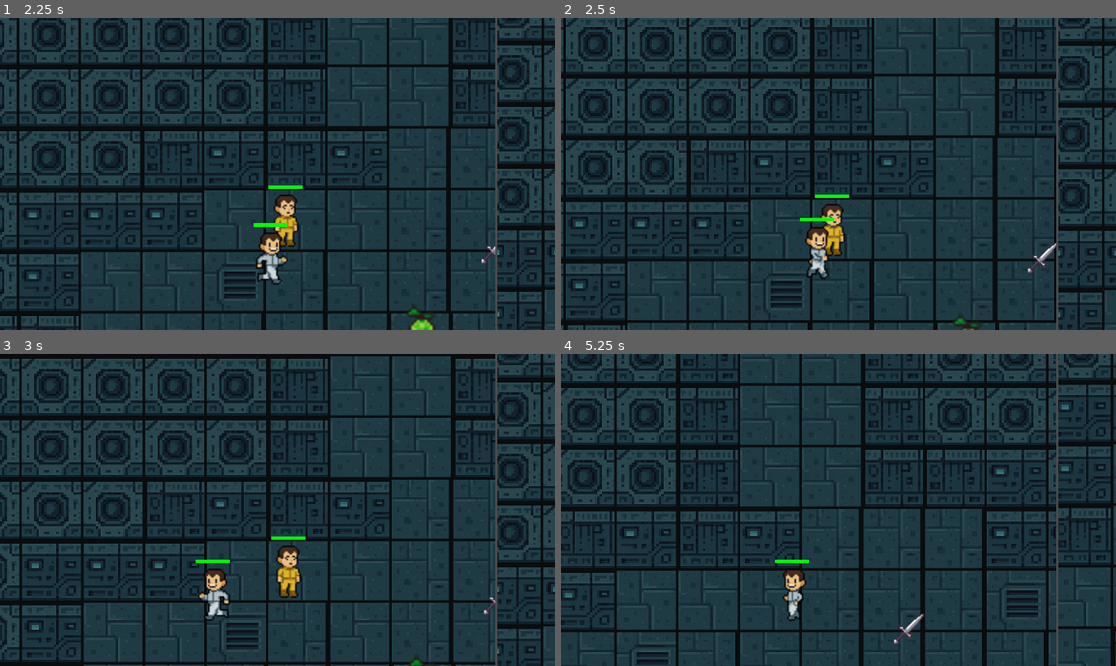
Above: before the commit, frames 1-4 (two rows, left to right).
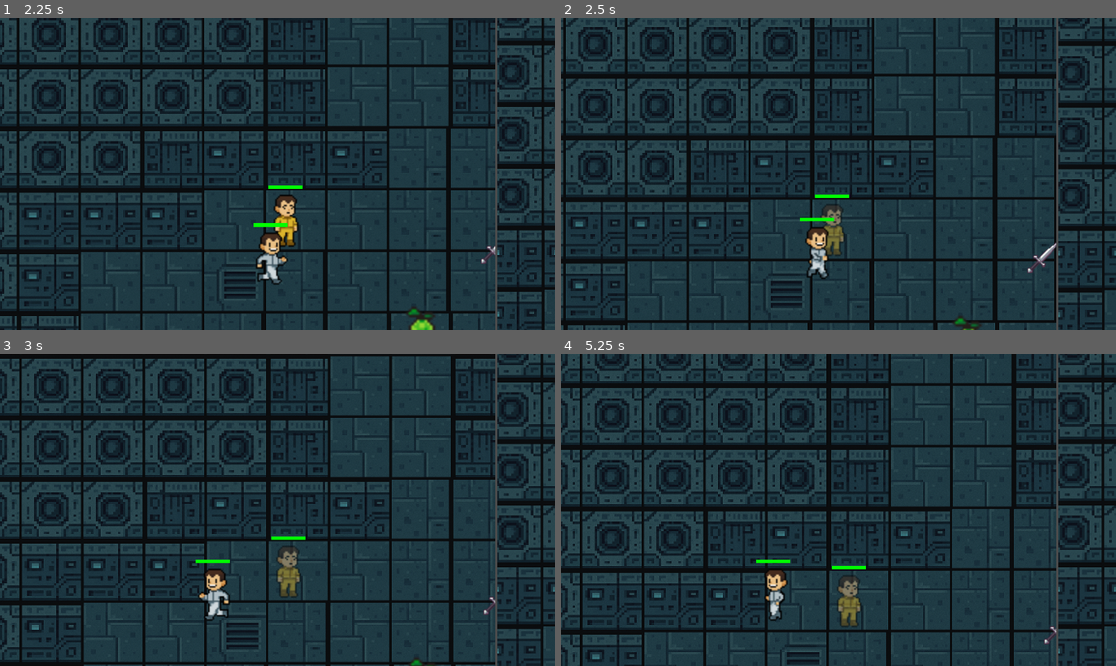
Above: after the commit, the same moments.

Repository: FlavienVa/Kill_The_Mickey
Game: Godot game, scene res://scenes/main_menu.tscn
Same seed, same stepped clock (60 frames per second), same inputs: the game is played once before the commit and once after it.
Inputs:
- Up to frame 1 (2.25 s): tap Enter at 0.5 s; hold D (p1_move_right) 0.53-1.25 s; tap R (p1_placetrap, bound only after the commit) at 0.6 s; tap W (p1_move_up) at 0.77 s; tap Ctrl (p2_placetrap, bound only after the commit) at 0.8, 2.1 s; click "Host Game" at 1.25 s; hold D (p1_move_right) from 2.03 s (still down)
- Up to frame 2 (2.5 s): keep holding D (p1_move_right); tap W (p1_move_up) at 2.27 s; tap R (p1_placetrap, bound only after the commit) at 2.3 s
- Up to frame 3 (3 s): release D (p1_move_right) at 2.78 s; hold A (p1_move_left) from 2.78 s (still down); tap Q (p1_attack) at 2.85 s
- Up to frame 4 (5.25 s): tap Ctrl (p2_placetrap, bound only after the commit) at 3.05, 4.55 s; release A (p1_move_left) at 3.53 s; hold D (p1_move_right) 3.53-5.03 s; tap / (p2_attack) at 3.6 s; tap W (p1_move_up) at 3.77, 4.52 s; tap R (p1_placetrap, bound only after the commit) at 3.8 s; hold Down (p2_move_down) 4.28-5.03 s; hold A (p1_move_left) from 5.03 s (still down); tap Left (p2_move_left) at 5.1 s

Frame 1 is identical in both runs. In frame 2, 0.4% of the frame differs, in the area x 46-52%, y 59-77%; in frame 3, 0.5%; in frame 4, 32%, in the area x 0-100%, y 0-100%.

Commit message:
Sound effects fixed

Diff:
--- a/project.godot
+++ b/project.godot
@@ -96,6 +96,16 @@
 "events": [Object(InputEventKey,"resource_local_to_scene":false,"resource_name":"","device":-1,"window_id":0,"alt_press …(195 unchanged characters)…
 ]
 }
+p1_placetrap={
+"deadzone": 0.2,
+"events": [Object(InputEventKey,"resource_local_to_scene":false,"resource_name":"","device":-1,"window_id":0,"alt_pressed":false,"shift_pressed":false,"ctrl_pressed":false,"meta_pressed":false,"pressed":false,"keycode":0,"physical_keycode":82,"key_label":0,"unicode":114,"location":0,"echo":false,"script":null)
+]
+}
+p2_placetrap={
+"deadzone": 0.2,
+"events": [Object(InputEventKey,"resource_local_to_scene":false,"resource_name":"","device":-1,"window_id":0,"alt_pressed":false,"shift_pressed":false,"ctrl_pressed":false,"meta_pressed":false,"pressed":false,"keycode":0,"physical_keycode":4194326,"key_label":0,"unicode":0,"location":0,"echo":false,"script":null)
+]
+}
 
 [rendering]
 
